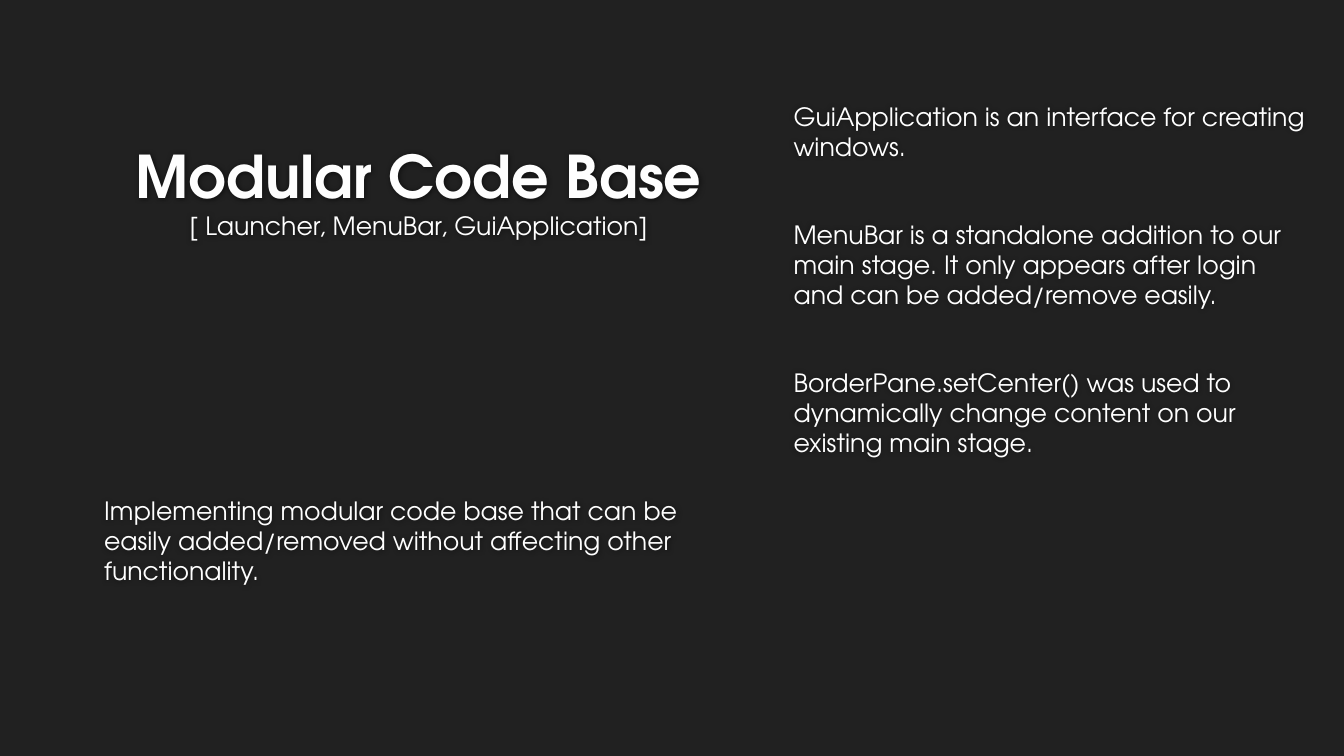
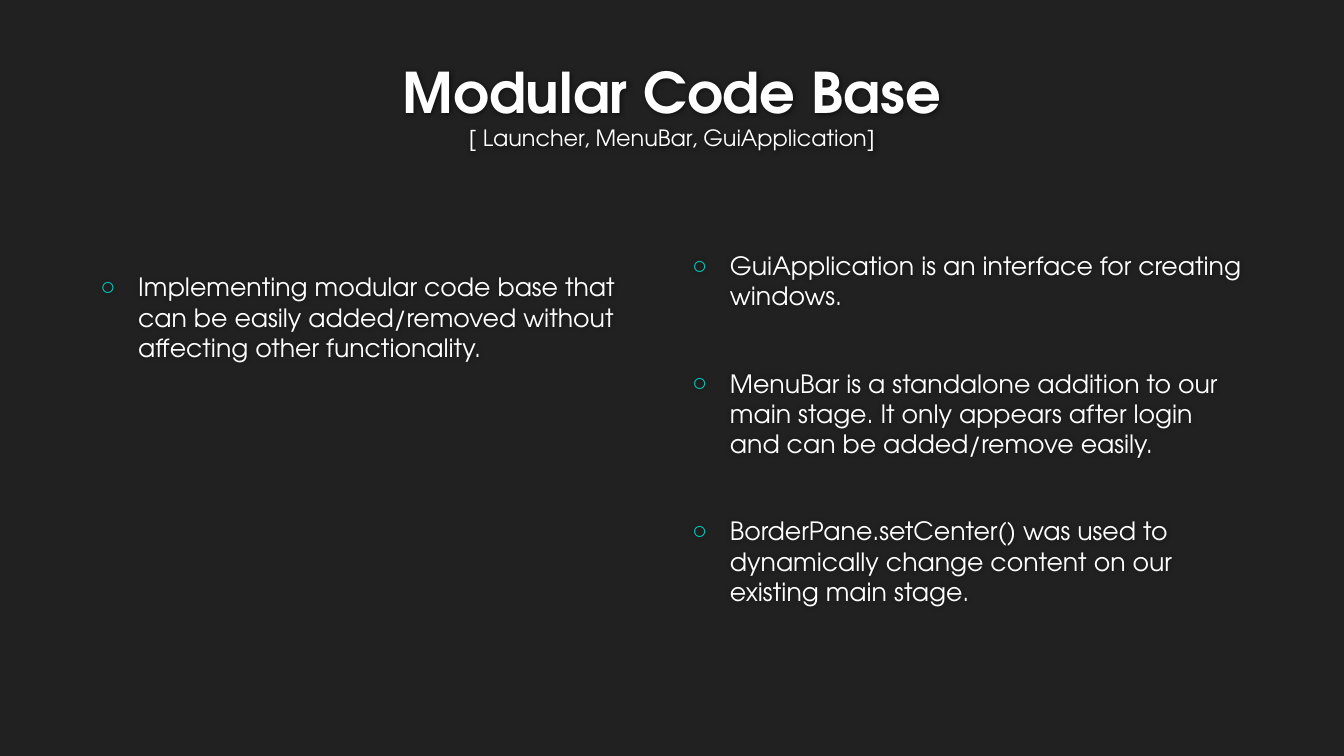
Before and after one commit to recursor94/CSC-380-Project, a slide deck: slide 3 of CSC380 Final Presentation.pptx (slide 4 before the commit). Drawn at 1344x756 pixels with LibreOffice and Linux fonts; fonts in the diff are those of the drawing; background and template pictures are left out. Boxes give left, top, right and bottom in pixels: in the first picture for what was removed or moved away, otherwise in the second. Text is boxed around its words. In the diff, an @@ line names an element or a change of style, - is before the commit and + after.

```diff
--- a/CSC380 Final Presentation.pptx
+++ b/CSC380 Final Presentation.pptx
@@ title "Modular Code Base [ Launcher, ...": place and size @@
-title "Modular Code Base [ Launcher, ..." at (136,154,701,241)
+title "Modular Code Base [ Launcher, ..." at (403,71,941,151)
@@ title "Modular Code Base [ Launcher, ..." at (403,71,941,151): size 42 to 40 pt in "Modular Code Base"; size 18 to 16 pt in "[ Launcher, MenuBar, GuiApplication]" @@
@@ text "Implementing modular code base that ..." at (138,277,615,363): bullet none to ○; vertical alignment top to middle @@
@@ text "Implementing modular code base that ...": place and size @@
-text "Implementing modular code base that ..." at (104,501,678,585)
+text "Implementing modular code base that ..." at (138,277,615,363)
@@ text "GuiApplication is an interface for ...": place and size @@
-text "GuiApplication is an interface for ..." at (794,107,1305,458)
+text "GuiApplication is an interface for ..." at (730,256,1241,607)
@@ text "GuiApplication is an interface for ..." at (730,256,1241,607): bullet none to ○; vertical alignment top to middle @@
```
Also in this commit, not shown: 5 other slides changed, 1 slide added, 1 slide removed.
